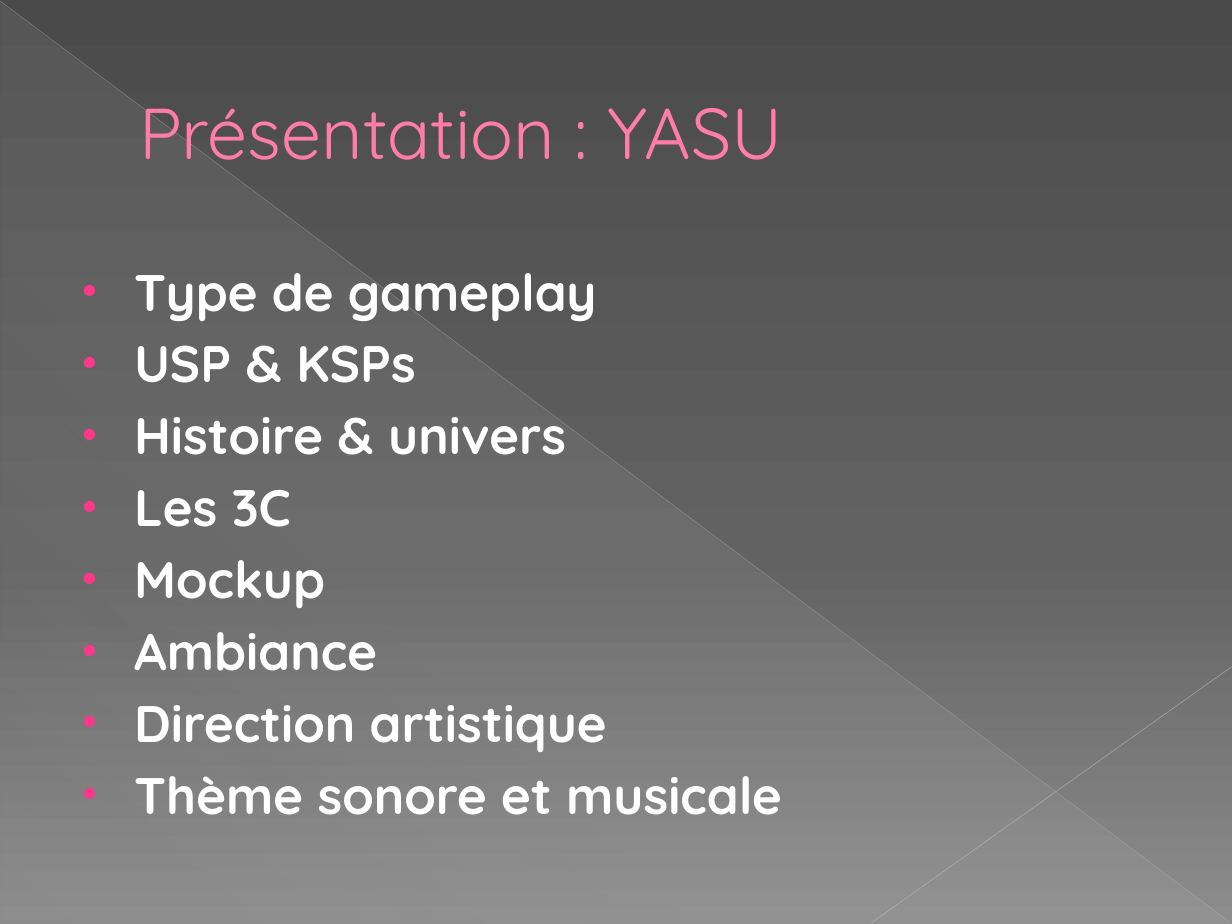
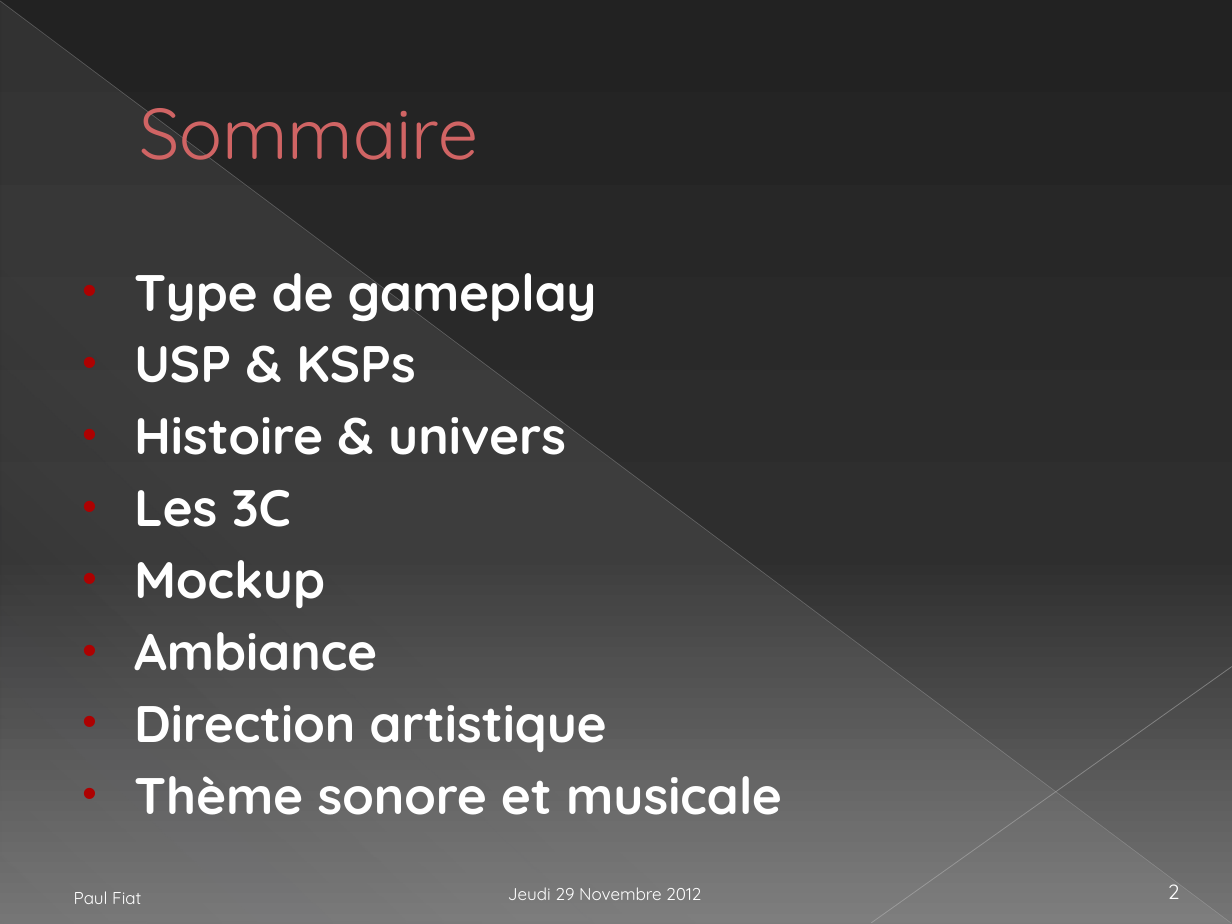
Before and after one commit to Nyarlygames/OBG, a slide deck: slide 2 of GD/Présentation.pptx (slide 1 before the commit). Drawn at 1232x924 pixels with LibreOffice and Linux fonts; fonts in the diff are those of the drawing. Boxes give left, top, right and bottom in pixels: in the first picture for what was removed or moved away, otherwise in the second. Text is boxed around its words. In the diff, an @@ line names an element or a change of style, - is before the commit and + after.

```diff
--- a/GD/Présentation.pptx
+++ b/GD/Présentation.pptx
@@ background gradient #4A4A4A to #626262 to #8C8C8C to gradient #232323 to #2E2E2E to #757575 @@
@@ line (0, 1) - (1231, 923): stroke #BFBFBF 0.39 pt to #B6B6B6 0.39 pt @@
@@ right triangle at [1,2,1231,924]: fill gradient #D2D2D2 to gradient #DEDEE0 @@
@@ title at [139,105,478,178]: text changed; text colour #FF7DA7 to #D06464 @@
-Présentation : YASU
+Sommaire
@@ text "Type de gameplay" at [134,262,782,815]: bullet colour #FF388C to #AD0101 @@
@@ line (1232, 667) - (871, 923): stroke #C6C6C6 0.47 pt to #BEBEBE 0.47 pt @@
@@ text added at [74,891,141,904], 10 pt, text #FFFFFF @@
+Paul Fiat
@@ text added at [508,887,701,900], 10 pt, text #FFFFFF @@
+Jeudi 29 Novembre 2012
@@ page number added at [1168,884,1180,899], 12 pt, text #FFFFFF @@
+2
```
Also in this commit, not shown: 8 other slides changed, 2 slides added.
